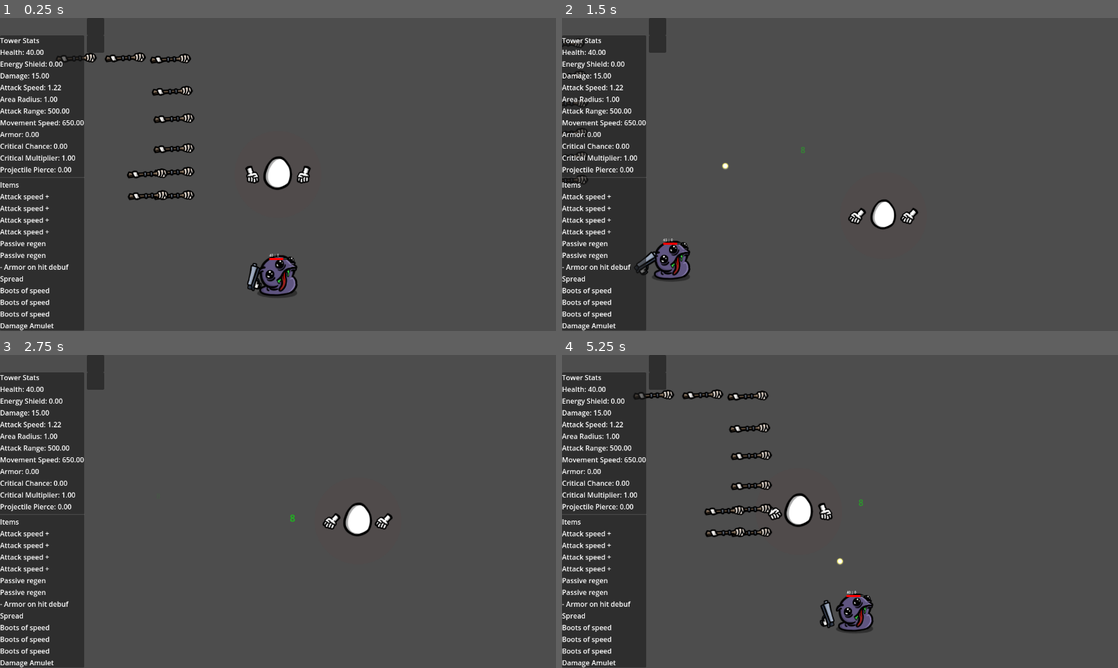
Above: before the commit, frames 1-4 (two rows, left to right).
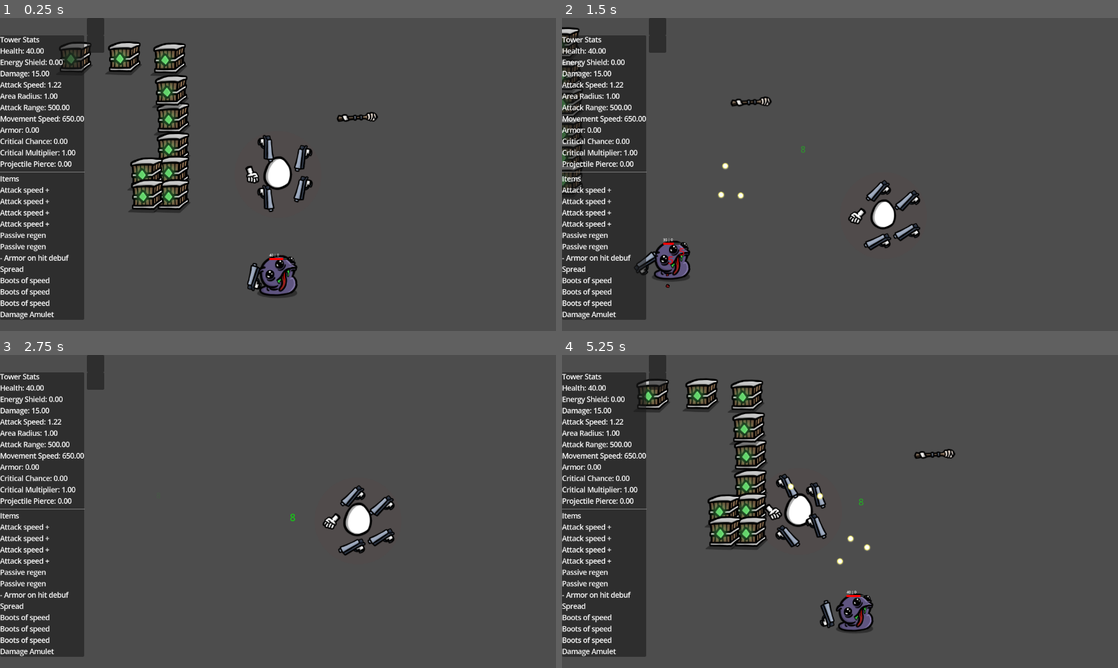
Above: after the commit, the same moments.

Repository: NathanAY/Broriskoftarainto
Game: Godot game, scene res://Scenes/Game.tscn
Same seed, same stepped clock (60 frames per second), same inputs: the game is played once before the commit and once after it.
Inputs (mouse positions are in pixels of both pictures, inside the frame that each line leads up to):
- Up to frame 1 (0.25 s): no input
- Up to frame 2 (1.5 s): tap Enter (ui_accept) at 0.5, 0.77, 0.8, 1.07, 1.35 s; move the mouse to (962, 158) at 0.52 s; hold Right (ui_right) 0.53-1.28 s; hold Tab (ui_focus_next) 0.53-1.28 s; click (962, 158) at 0.67 s; move the mouse to (728, 190) at 1.27 s; hold Down (ui_down) from 1.28 s (still down)
- Up to frame 3 (2.75 s): tap Enter (ui_accept) at 1.52, 1.82, 2.3 s; tap Tab (ui_focus_next) at 1.55 s; move the mouse to (333, 442) at 2.02 s; release Down (ui_down) at 2.03 s; hold Right (ui_right) from 2.03 s (still down); hold Tab (ui_focus_next) from 2.03 s (still down)
- Up to frame 4 (5.25 s): move the mouse to (812, 574) at 2.77 s; release Right (ui_right) at 2.78 s; release Tab (ui_focus_next) at 2.78 s; hold Up (ui_up) 2.78-3.53 s; tap Tab (ui_focus_next) at 2.85, 5.1 s; click (812, 574) at 2.92 s; tap Enter (ui_accept) at 3.02, 3.32 s; move the mouse to (1006, 558) at 3.52 s; hold Left (ui_left) 3.53-4.25 s; hold Enter (ui_accept) 3.53-4.25 s; tap Escape (ui_cancel) at 4.15 s; click "Restart" at 4.25 s; move the mouse to (673, 464) at 5.02 s; hold Left (ui_left) from 5.03 s (still down)

The runs differ from the first frame. In frame 1, 9.8% of the frame differs, in the area x 0-68%, y 6-100%; in frame 2, 5.8%; in frame 3, 5.1%; in frame 4, 9.9%, in the area x 0-71%, y 6-100%.

Commit message:
Add item sacrifice altar add item with scene modifier

Diff:
--- a/Resources/weapons/Fist.tres
+++ b/Resources/weapons/Fist.tres
@@ -1,13 +1,13 @@
 [gd_resource type="Resource" script_class="MeleeWeapon" load_steps=9 format=3 uid="uid://dj8an5x7vxx4e"]
 
 [ext_resource type="PackedScene" uid="uid://vipiolfmurkt" path="res://Systems/weapon/MelleeWeaponNode.tscn" id="1_gd444"]
-[ext_resource type="AudioStream" uid="uid://by5d7u7fkkp2d" path="res://Assets/sounds/whoosh_swish_high_fast_01.wav" id="1_sjfbb"]
+[ext_resource type="AudioStream" uid="uid://by5d7u7fkkp2d" path="res://Assets/sounds/fist/whoosh_swish_high_fast_01.wav" id="1_sjfbb"]
 [ext_resource type="Script" uid="uid://dr1s3laux0quk" path="res://Systems/weapon/melee_weapon.gd" id="1_ukhvm"]
-[ext_resource type="AudioStream" uid="uid://c8hwpbk0f5eo1" path="res://Assets/sounds/whoosh_swish_high_fast_02.wav" id="2_6xf22"]
+[ext_resource type="AudioStream" uid="uid://c8hwpbk0f5eo1" path="res://Assets/sounds/fist/whoosh_swish_high_fast_02.wav" id="2_6xf22"]
 [ext_resource type="Texture2D" uid="uid://k5orns7p7kfx" path="res://Assets/fist_short.png" id="2_wkow1"]
-[ext_resource type="AudioStream" uid="uid://2am8nx14mq6d" path="res://Assets/sounds/whoosh_swish_high_fast_03.wav" id="3_su6vs"]
+[ext_resource type="AudioStream" uid="uid://2am8nx14mq6d" path="res://Assets/sounds/fist/whoosh_swish_high_fast_03.wav" id="3_su6vs"]
 [ext_resource type="Resource" uid="uid://hye6t5sxe2yg" path="res://Resources/weapons/aim/closest.tres" id="3_wkow1"]
-[ext_resource type="AudioStream" uid="uid://ctxut6hbdtbi2" path="res://Assets/sounds/whoosh_swish_high_fast_04.wav" id="4_ki4yr"]
+[ext_resource type="AudioStream" uid="uid://ctxut6hbdtbi2" path="res://Assets/sounds/fist/whoosh_swish_high_fast_04.wav" id="4_ki4yr"]
 
 [resource]
 script = ExtResource("1_ukhvm")
--- a/Resources/weapons/Pistol.tres
+++ b/Resources/weapons/Pistol.tres
@@ -1,9 +1,14 @@
-[gd_resource type="Resource" script_class="PistolWeapon" load_steps=5 format=3 uid="uid://0kk7tflomdcg"]
+[gd_resource type="Resource" script_class="ProjectileWeapon" load_steps=10 format=3 uid="uid://0kk7tflomdcg"]
 
 [ext_resource type="PackedScene" uid="uid://bbj577efimtbf" path="res://Systems/weapon/Projectile.tscn" id="1_120iq"]
+[ext_resource type="AudioStream" uid="uid://654dl1dnsap3" path="res://Assets/sounds/pistol/gun_pistol_shot_01.wav" id="1_f4eg0"]
 [ext_resource type="Script" uid="uid://c86g5wtgphef8" path="res://Systems/weapon/projectile_weapon.gd" id="1_yx5y6"]
+[ext_resource type="AudioStream" uid="uid://s2rx8mp7wb2v" path="res://Assets/sounds/pistol/gun_pistol_shot_02.wav" id="2_73ntf"]
 [ext_resource type="Texture2D" uid="uid://cwwo3072oyhsp" path="res://Assets/pistol.png" id="3_70ry1"]
+[ext_resource type="AudioStream" uid="uid://dlv3pv0il07y4" path="res://Assets/sounds/pistol/gun_pistol_shot_03.wav" id="3_j8ff2"]
 [ext_resource type="Resource" uid="uid://hye6t5sxe2yg" path="res://Resources/weapons/aim/closest.tres" id="3_v0y1f"]
+[ext_resource type="AudioStream" uid="uid://wnubldlwu557" path="res://Assets/sounds/pistol/gun_pistol_shot_04.wav" id="4_0amuu"]
+[ext_resource type="AudioStream" uid="uid://s0a40oeyfhnj" path="res://Assets/sounds/pistol/gun_pistol_shot_05.wav" id="5_side8"]
 
 [resource]
 script = ExtResource("1_yx5y6")
@@ -17,4 +22,5 @@
 target_selector = ExtResource("3_v0y1f")
 sprite = ExtResource("3_70ry1")
 sprite_offset = Vector2(0, 0)
+attack_sound = Array[Resource]([ExtResource("1_f4eg0"), ExtResource("2_73ntf"), ExtResource("3_j8ff2"), ExtResource("4_0amuu"), ExtResource("5_side8")])
 metadata/_custom_type_script = "uid://2vl1rp4agc1u"
--- a/Resources/weapons/Shotgun.tres
+++ b/Resources/weapons/Shotgun.tres
@@ -1,9 +1,13 @@
-[gd_resource type="Resource" script_class="ShotgunWeapon" load_steps=5 format=3 uid="uid://fov62q3eb6q7"]
+[gd_resource type="Resource" script_class="ShotgunWeapon" load_steps=9 format=3 uid="uid://fov62q3eb6q7"]
 
+[ext_resource type="AudioStream" uid="uid://dsnefjhxtmimy" path="res://Assets/sounds/shotgun/gun_shotgun_sawed_off_shot_01.wav" id="1_4wmwi"]
 [ext_resource type="PackedScene" uid="uid://bbj577efimtbf" path="res://Systems/weapon/Projectile.tscn" id="1_hd58x"]
 [ext_resource type="Script" uid="uid://prg5uja0tmq4" path="res://Systems/weapon/shotgun_weapon.gd" id="1_st5ot"]
+[ext_resource type="AudioStream" uid="uid://k4wp11l3lmq8" path="res://Assets/sounds/shotgun/gun_shotgun_sawed_off_shot_02.wav" id="2_22c8m"]
+[ext_resource type="AudioStream" uid="uid://dpvtq674kp48u" path="res://Assets/sounds/shotgun/gun_shotgun_sawed_off_shot_03.wav" id="3_6aj5i"]
 [ext_resource type="Resource" uid="uid://crhs1rw6kcd5s" path="res://Resources/weapons/aim/highest_hp.tres" id="3_6lkm0"]
 [ext_resource type="Texture2D" uid="uid://cwwo3072oyhsp" path="res://Assets/pistol.png" id="3_tvr5h"]
+[ext_resource type="AudioStream" uid="uid://b34vfixm8vslw" path="res://Assets/sounds/shotgun/gun_shotgun_sawed_off_shot_04.wav" id="4_r5sdm"]
 
 [resource]
 script = ExtResource("1_st5ot")
@@ -19,5 +23,5 @@
 target_selector = ExtResource("3_6lkm0")
 sprite = ExtResource("3_tvr5h")
 sprite_offset = Vector2(0, 0)
-attack_sound = Array[Resource]([])
+attack_sound = Array[Resource]([ExtResource("1_4wmwi"), ExtResource("2_22c8m"), ExtResource("3_6aj5i"), ExtResource("4_r5sdm")])
 metadata/_custom_type_script = "uid://2vl1rp4agc1u"
--- a/Scenes/Game.tscn
+++ b/Scenes/Game.tscn
@@ -10,6 +10,7 @@
 [ext_resource type="Script" uid="uid://jpi1pvx6vsir" path="res://Scripts/camera_2d.gd" id="10_3jf1l"]
 [ext_resource type="PackedScene" uid="uid://co2jv4mljj5j0" path="res://Systems/Items/ItemPickup.tscn" id="11_356ba"]
 [ext_resource type="Resource" uid="uid://ws6ag135x60i" path="res://Resources/items/AttackSpeedOnKillBuff.tres" id="12_i4lct"]
+[ext_resource type="PackedScene" uid="uid://ba47mswx3itwk" path="res://Systems/altars/ItemSacrificeAltar.tscn" id="13_4q8tf"]
 [ext_resource type="Resource" uid="uid://yj870a0q32n1" path="res://Resources/items/CritGlass.tres" id="13_iyesh"]
 [ext_resource type="Resource" uid="uid://d28aq4yyk8v4l" path="res://Resources/items/SpreadShotIfStill.tres" id="14_i1pr2"]
 [ext_resource type="PackedScene" uid="uid://nss5i2h1avqj" path="res://Scenes/Enemy.tscn" id="15_4f4ik"]
@@ -75,6 +76,12 @@
 position = Vector2(-299, 46)
 item = ExtResource("14_i1pr2")
 
+[node name="altars" type="Node" parent="Nodes"]
+
+[node name="ItemSacrificeAltar" parent="Nodes/altars" instance=ExtResource("13_4q8tf")]
+position = Vector2(182, -134)
+altar_item = ExtResource("4_rajel")
+
 [node name="Enemy" parent="." instance=ExtResource("15_4f4ik")]
 position = Vector2(0, 232)
 
--- a/Scripts/spawner_modifier.gd
+++ b/Scripts/spawner_modifier.gd
@@ -3,14 +3,14 @@
 
 @export var explosion_scene = preload("res://Scenes/Explosion.tscn")
 @export var pickup_scene: PackedScene = preload("res://Systems/Items/ItemPickup.tscn")
+@export var altar_scene: PackedScene = preload("res://Systems/altars/ItemSacrificeAltar.tscn")
+
 @export var possible_items: Array[Resource] = []
 @onready var itemFactory: ItemFactory = $ItemFactory
 
 var randomGenerator = RandomNumberGenerator.new()
 
 func attach_to_enemy(entity: Node):
-    #print("ExplosionModifier attach_to_enemy")
-    #enemy.connect("enemy_died", Callable(self, "_on_enemy_died"))
     var health: Health = entity.get_node_or_null("Health")
     if health and health.event_manager:
         health.event_manager.subscribe("on_death", Callable(self, "attach_effects"))
@@ -31,21 +31,18 @@
     get_tree().current_scene.add_child(explosion)
 
 func _spawn_item(position: Vector2):
-    # Item drop chance 99%
-    if randf() > 0.99:
-        return
+    # Generate alter 10%, item drop chance 90%
+    if randf() < 0.1:
+        var altar: ItemSacrificeAltar = altar_scene.instantiate()
+        altar.add_item(itemFactory.get_item_from_pool_or_generate())
+        altar.global_position = position
+        get_tree().current_scene.get_node("Nodes/altars").add_child(altar)
+    else:
+        var item = itemFactory.get_item_from_pool_or_generate()
+        if not item:
+            return
 
-    var item = itemFactory.generate_random_item()
-    if not item:
-        return
-
-    var pickup = pickup_scene.instantiate()
-    pickup.global_position = position
-    pickup.item = item
-    get_tree().current_scene.get_node("Nodes/pickups").add_child(pickup)
-
-    #var random_item: Resource = possible_items[randi() % possible_items.size()]
-    #var pickup = pickup_scene.instantiate()
-    #pickup.global_position = position
-    #pickup.item = random_item
-    #get_tree().current_scene.get_node("Nodes").get_node("pickups").add_child(pickup)
+        var pickup = pickup_scene.instantiate()
+        pickup.global_position = position
+        pickup.item = item
+        get_tree().current_scene.get_node("Nodes/pickups").add_child(pickup)
--- a/Scripts/tower.gd
+++ b/Scripts/tower.gd
@@ -26,13 +26,13 @@
     for item_path in items:
         $ItemHolder.add_item(load(item_path))
     $WeaponHolder.add_weapon(load("res://Resources/weapons/Fist.tres"))
-    $WeaponHolder.add_weapon(load("res://Resources/weapons/Fist.tres"))
+    #$WeaponHolder.add_weapon(load("res://Resources/weapons/Fist.tres"))
     #$WeaponHolder.add_weapon(load("res://Resources/weapons/Knife.tres"))
     #$WeaponHolder.add_weapon(load("res://Resources/weapons/Knife.tres"))
-    #$WeaponHolder.add_weapon(load("res://Resources/weapons/Pistol.tres"))
-    #$WeaponHolder.add_weapon(load("res://Resources/weapons/Pistol.tres"))
-    #$WeaponHolder.add_weapon(load("res://Resources/weapons/Shotgun.tres"))
-    #$WeaponHolder.add_weapon(load("res://Resources/weapons/Shotgun.tres"))
+    $WeaponHolder.add_weapon(load("res://Resources/weapons/Pistol.tres"))
+    $WeaponHolder.add_weapon(load("res://Resources/weapons/Pistol.tres"))
+    $WeaponHolder.add_weapon(load("res://Resources/weapons/Shotgun.tres"))
+    $WeaponHolder.add_weapon(load("res://Resources/weapons/Shotgun.tres"))
     $ItemHolder.add_item(load("res://Resources/items/AttackSpeedItem.tres"))
     $ItemHolder.add_item(load("res://Resources/items/AttackSpeedItem.tres"))
     $ItemHolder.add_item(load("res://Resources/items/AttackSpeedItem.tres"))
--- a/Systems/Items/ItemPickup.tscn
+++ b/Systems/Items/ItemPickup.tscn
@@ -1,7 +1,7 @@
 [gd_scene load_steps=4 format=3 uid="uid://co2jv4mljj5j0"]
 
 [ext_resource type="Script" uid="uid://dlvsuxap4lde1" path="res://Systems/Items/item_pickup.gd" id="1_tygwx"]
-[ext_resource type="Texture2D" uid="uid://blr76khcrsxby" path="res://Assets/torch.png" id="3_a070b"]
+[ext_resource type="Texture2D" uid="uid://dfijvipviha7m" path="res://Assets/item_box.png" id="2_2eft1"]
 
 [sub_resource type="CircleShape2D" id="CircleShape2D_fnq6c"]
 radius = 50.01
@@ -10,7 +10,7 @@
 script = ExtResource("1_tygwx")
 
 [node name="Sprite2D" type="Sprite2D" parent="."]
-texture = ExtResource("3_a070b")
+texture = ExtResource("2_2eft1")
 
 [node name="CollisionShape2D" type="CollisionShape2D" parent="."]
 shape = SubResource("CircleShape2D_fnq6c")
--- a/Systems/Items/item_factory.gd
+++ b/Systems/Items/item_factory.gd
@@ -4,10 +4,68 @@
 
 var rng := RandomNumberGenerator.new()
 
+# empty at begining, fills by generated items.
+var drop_pool: Array[Item] = []
+
 @onready var stats: Stats = $Stats
+# preload or lazy-load effect scenes
+var effect_scenes: Array[PackedScene] = []
 
-# pass in a Stats instance (so we can use its current values)
+
+func _ready():
+    _load_effect_scenes()
+
+func _load_effect_scenes():
+    var dir := DirAccess.open("res://Systems/Items/Modifiers")
+    if dir:
+        dir.list_dir_begin()
+        var file_name = dir.get_next()
+        while file_name != "":
+            if file_name.ends_with(".tscn"):
+                var path = "res://Systems/Items/Modifiers/%s" % file_name
+                var scene = load(path)
+                if scene is PackedScene:
+                    effect_scenes.append(scene)
+            file_name = dir.get_next()
+        dir.list_dir_end()
+    else:
+        push_warning("Cannot open Modifiers folder!")
+
+# -------------------
+# Item Generation API
+# -------------------
+func get_item_from_pool_or_generate() -> Item:
+    var pool_size = drop_pool.size()
+
+    if pool_size == 0:
+        var new_item = generate_random_item()
+        drop_pool.append(new_item)
+        return new_item
+
+    # N/(N+1) chance from pool, 1/(N+1) chance generate new
+    if rng.randi_range(0, pool_size) < pool_size:
+        # take existing
+        return drop_pool.pick_random()
+    else:
+        # generate new and push to pool
+        var new_item = generate_random_item()
+        drop_pool.append(new_item)
+        return new_item
+
+# -------------------
+# Item Generators
+# -------------------
 func generate_random_item() -> Item:
+    var stats_amount: int = stats.stats.size()
+    var effect_amount: int = effect_scenes.size()
+    var proportion: float = float(stats_amount) / (stats_amount + effect_amount)
+    if rng.randf() < proportion:
+        return _generate_stat_item()
+    else:
+        return _generate_effect_item()
+
+
+func _generate_stat_item() -> Item:
     var stat_names = stats.stats.keys()
     if stat_names.is_empty():
         return null
@@ -37,6 +95,16 @@
     item.modifiers[chosen_stat] = value
     return item
 
+func _generate_effect_item() -> Item:
+    var item := Item.new()
+    var chosen_scene: PackedScene = effect_scenes[rng.randi_range(0, effect_scenes.size() - 1)]
+
+    item.name = _generate_effect_name(chosen_scene.resource_path)
+    item.description = "Grants special effect: %s" % item.name
+    item.effect_scene = [chosen_scene]
+
+    return item
+
 func _generate_item_name(stat: String) -> String:
     match stat:
         "health": return "Potion of Vitality"
@@ -46,3 +114,8 @@
         "armor": return "Iron Skin"
         "critical_chance": return "Lucky Charm"
         _: return "Mystic " + stat.capitalize() + " Plus"
+
+func _generate_effect_name(path: String) -> String:
+    # crude but effective: use filename without extension
+    var fname = path.get_file().get_basename()
+    return fname.capitalize()
--- a/Systems/Items/item_holder.gd
+++ b/Systems/Items/item_holder.gd
@@ -65,4 +65,4 @@
     items.erase(item)
     # Notify others
     if event_manager:
-        event_manager.emit_event("on_item_removed", [hold_owner, item])
+        event_manager.emit_event("on_item_removed", [{"hold_owner": hold_owner, "item": item, "items": items}])
--- a/Systems/Items/item_pickup.gd
+++ b/Systems/Items/item_pickup.gd
@@ -17,7 +17,7 @@
     pickup_button.text = "'Enter' Pick up"
 
     var destroy_button: Button = menu.get_node("Button2")
-    destroy_button.text = "'Esc' Destroy"
+    destroy_button.text = "'Tab' Destroy"
 
 func default_action():
     _on_pickup()
--- /dev/null
+++ b/Systems/altars/ItemSacrificeAltar.tscn
@@ -0,0 +1,16 @@
+[gd_scene load_steps=4 format=3 uid="uid://ba47mswx3itwk"]
+
+[ext_resource type="Script" uid="uid://pa7083hcvmmr" path="res://Systems/altars/item_sacrifice_altar.gd" id="1_jssss"]
+[ext_resource type="Texture2D" uid="uid://blr76khcrsxby" path="res://Assets/torch.png" id="2_gbu3b"]
+
+[sub_resource type="CircleShape2D" id="CircleShape2D_qcnxv"]
+radius = 48.0937
+
+[node name="ItemSacrificeAltar" type="Area2D"]
+script = ExtResource("1_jssss")
+
+[node name="Sprite2D" type="Sprite2D" parent="."]
+texture = ExtResource("2_gbu3b")
+
+[node name="CollisionShape2D" type="CollisionShape2D" parent="."]
+shape = SubResource("CircleShape2D_qcnxv")
--- /dev/null
+++ b/Systems/altars/item_sacrifice_altar.gd
@@ -0,0 +1,48 @@
+extends Interactable
+class_name ItemSacrificeAltar
+
+@export var altar_item: Item
+var sacrifice_cost: int = 1
+var sacrifice_count: int = 0
+
+func add_item(item: Item):
+    altar_item = item
+    _update_menu_text()
+
+func _populate_menu(menu: Control):
+    var label: Label = menu.get_node("Label")
+    label.text = "🪔 Sacrifice Altar\nOffering required: %d item(s)\n\nReward:\n%s\n%s" % [
+            sacrifice_cost,
+            altar_item.name,
+            altar_item.description
+        ]
+
+    var sacrifice_button: Button = menu.get_node("Button")
+    sacrifice_button.text = "'Enter' Sacrifice"
+
+    var cancel_button: Button = menu.get_node("Button2")
+    cancel_button.text = "'Tab' Leave"
+
+func _update_menu_text():
+    if interaction_menu:
+        _populate_menu(interaction_menu)
+
+func default_action():
+    var tower = get_tree().current_scene.get_node_or_null("Tower")
+    if not tower:
+        return
+    var holder: ItemHolder = tower.get_node_or_null("ItemHolder")
+    if not holder:
+        return
+    if holder.items.size() < sacrifice_cost:
+        push_warning("Not enough items to sacrifice!")
+        return
+    for i in range(sacrifice_cost):
+        var random_item = holder.items.pick_random()
+        holder.remove_item(random_item)
+    holder.add_item(altar_item)
+    sacrifice_count += 1
+    sacrifice_cost = sacrifice_count + 1
+
+func cancel_action():
+    queue_free()
--- a/Systems/weapon/projectile_weapon.gd
+++ b/Systems/weapon/projectile_weapon.gd
@@ -5,6 +5,7 @@
 @export var projectile_scene: PackedScene
 
 func try_shoot(targets: Array[Node]) -> void:
+    SoundManager.play(attack_sound.pick_random(), -10, 0.2)
     shoot_projectile(targets[0])
 
 func shoot_projectile(target: Node) -> Projectile:
--- a/Systems/weapon/shotgun_weapon.gd
+++ b/Systems/weapon/shotgun_weapon.gd
@@ -6,6 +6,7 @@
 @export var spread_angle: float = 15.0
 
 func try_shoot(targets: Array[Node]) -> void:
+    SoundManager.play(attack_sound.pick_random(), -15, 0.2)
     var dir = (targets[0].global_position - sprite_node.global_position).normalized()
     for i in range(pellet_count):
         var p: Projectile = shoot_projectile(targets[0])
--- a/project.godot
+++ b/project.godot
@@ -28,3 +28,7 @@
 [dotnet]
 
 project/assembly_name="Test1"
+
+[gui]
+
+theme/default_font_multichannel_signed_distance_field=true
--- a/ui/interractable/interaction_manager.gd
+++ b/ui/interractable/interaction_manager.gd
@@ -18,7 +18,7 @@
         return
     if event.is_action_pressed("ui_accept"):
         current.default_action()
-    elif event.is_action_pressed("ui_cancel"):
+    elif event.is_action_pressed("ui_focus_next"):
         current.cancel_action()
 
 func _process(delta):
--- a/ui/player_ui.gd
+++ b/ui/player_ui.gd
@@ -105,10 +105,11 @@
     var l = Label.new()
     l.text = _item_display_name(item)
     items_container.add_child(l)
+    #_update_items()
 
-func _on_item_removed(args: Array) -> void:
-    var entity = args[0]
-    var item = args[1]
+func _on_item_removed(event: Dictionary) -> void:
+    var entity = event.get("hold_owner")
+    var item = event.get("item")
     if entity != tower:
         return
     _update_items()
Binary file added: Assets/item_box.png
Not shown, added: Assets/item_box.png.import
Not shown, changed: Assets/sounds/fist/whoosh_swish_high_fast_01.wav.import
Not shown, changed: Assets/sounds/fist/whoosh_swish_high_fast_02.wav.import
Not shown, changed: Assets/sounds/fist/whoosh_swish_high_fast_03.wav.import
Not shown, changed: Assets/sounds/fist/whoosh_swish_high_fast_04.wav.import
Not shown, added: Assets/sounds/pistol/gun_pistol_shot_01.wav.import
Not shown, added: Assets/sounds/pistol/gun_pistol_shot_02.wav.import
Not shown, added: Assets/sounds/pistol/gun_pistol_shot_03.wav.import
Not shown, added: Assets/sounds/pistol/gun_pistol_shot_04.wav.import
Not shown, added: Assets/sounds/pistol/gun_pistol_shot_05.wav.import
Not shown, added: Assets/sounds/shotgun/gun_shotgun_sawed_off_shot_01.wav.import
(and 18 more such lines)
